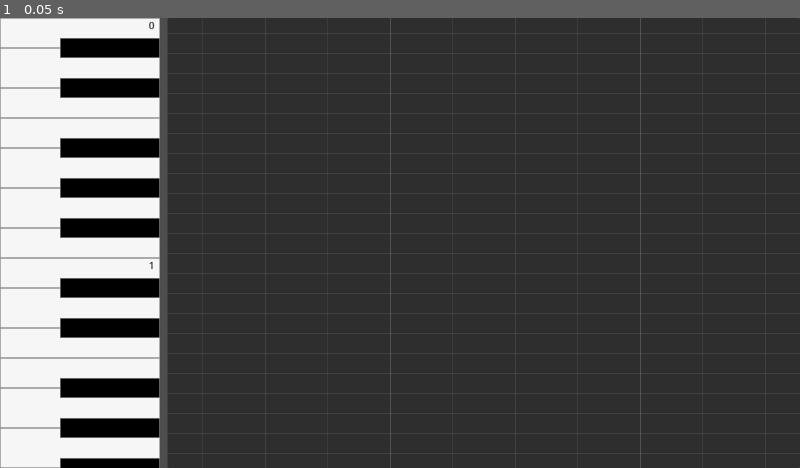
Above: before the commit, frame 1.
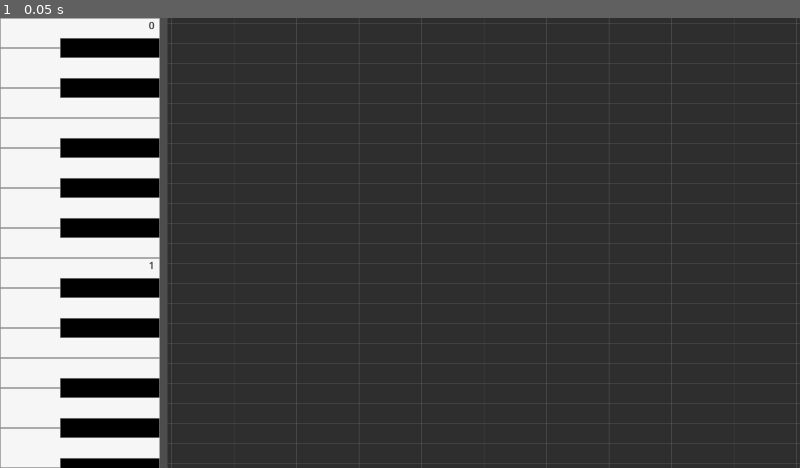
Above: after the commit, the same moment.

Repository: molor824/Synthoza
Game: Godot game, scene res://main.tscn
Same seed, same stepped clock (60 frames per second), same inputs: the game is played once before the commit and once after it.
Inputs:
- Up to frame 1 (0.05 s): no input

The runs differ from the first frame. In frame 1, 0.4% of the frame differs, in the area x 21-100%, y 0-100%.

Commit message:
Add one because incomplete

Diff:
--- a/scripts/piano_roll/note_grid.gd
+++ b/scripts/piano_roll/note_grid.gd
@@ -20,8 +20,8 @@
 		var offset := _piano_roll.offset
 		var note_size := _piano_roll.note_size
 		var start := -Vector2(fposmod(offset.x, note_size.x), fposmod(offset.y, note_size.y))
-		var index := Vector2i((offset / note_size).floor())
-		var count := Vector2i((size / note_size).ceil())
+		var index := Vector2i(offset / note_size)
+		var count := Vector2i((size / note_size).ceil()) + Vector2i.ONE
 
 		_vertical_container.position.x = start.x
 		_horizontal_container.position.y = start.y
